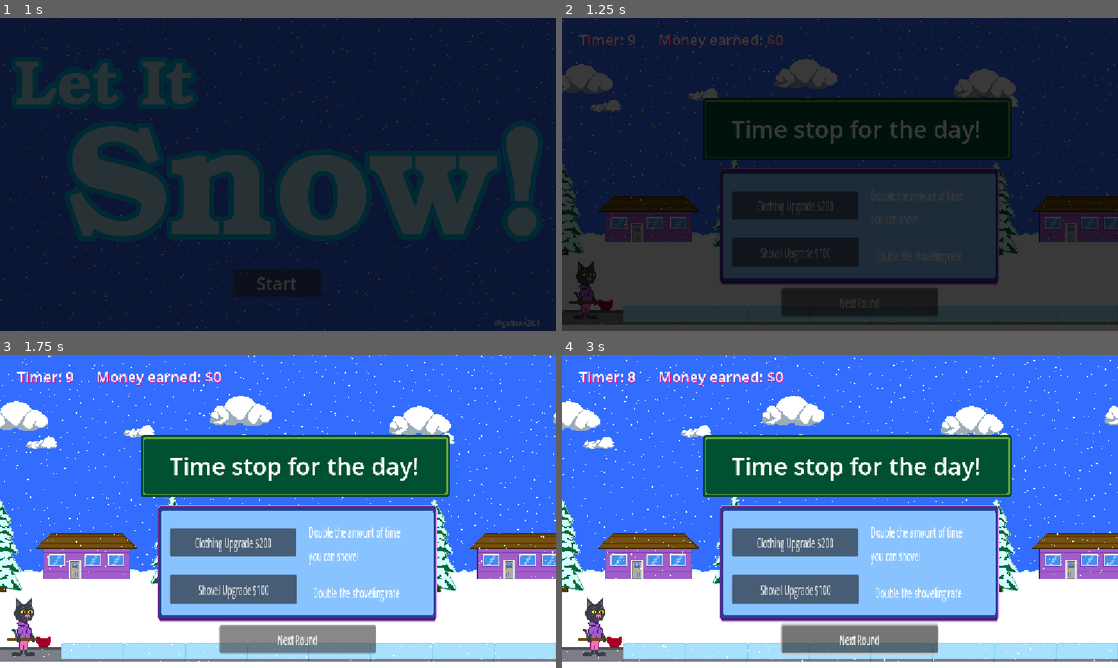
Above: before the commit, frames 1-4 (two rows, left to right).
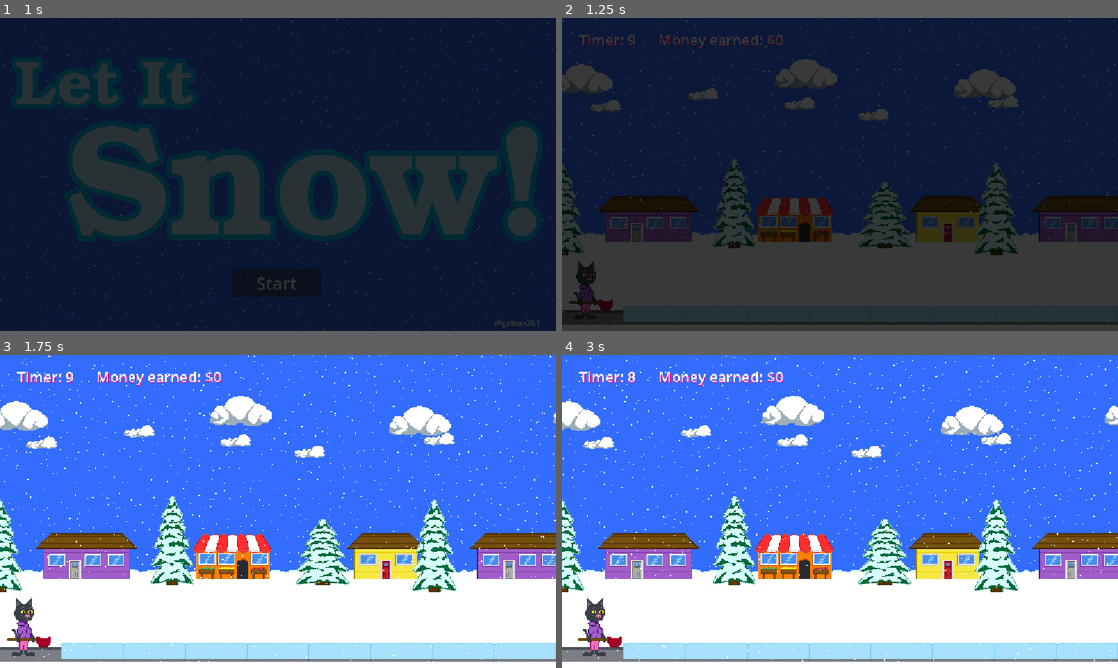
Above: after the commit, the same moments.

Repository: gainax2k1/let-it-snow
Game: Godot game, scene res://Scenes/title.tscn
Same seed, same stepped clock (60 frames per second), same inputs: the game is played once before the commit and once after it.
Inputs (mouse positions are in pixels of both pictures, inside the frame that each line leads up to):
- Up to frame 1 (1 s): click "Start" at 0.5 s
- Up to frame 2 (1.25 s): no input
- Up to frame 3 (1.75 s): click (300, 639) at 1.25 s, where only the run before the commit has a clickable "Next Round"
- Up to frame 4 (3 s): click (862, 639) at 2 s, where only the run before the commit has a clickable "Next Round"; move the mouse to (962, 495) at 2.77 s; hold Right (ui_right) from 2.78 s (still down)

Frame 1 is identical in both runs. In frame 2, 25% of the frame differs, in the area x 25-81%, y 25-96%; in frame 3, 32%; in frame 4, 32%.

Commit message:
store working for upgrades

Diff:
--- a/Scenes/game.tscn
+++ b/Scenes/game.tscn
@@ -146,6 +146,7 @@
 
 [node name="DialogBox" type="Sprite2D" parent="." unique_id=2136159057]
 unique_name_in_owner = true
+visible = false
 position = Vector2(612, 230)
 texture = ExtResource("9_h4fw4")
 
@@ -173,11 +174,13 @@
 
 [node name="ShopWindow" type="Sprite2D" parent="." unique_id=1158439843]
 unique_name_in_owner = true
+visible = false
 position = Vector2(616, 431)
 scale = Vector2(0.90312505, 1.890625)
 texture = ExtResource("10_ldgsr")
 
 [node name="UpgradeShovel" type="Button" parent="ShopWindow" unique_id=94297626]
+unique_name_in_owner = true
 offset_left = -292.31842
 offset_top = 12.694214
 offset_bottom = 44.429733
@@ -193,6 +196,7 @@
 autowrap_mode = 2
 
 [node name="UpgradeClothing" type="Button" parent="ShopWindow" unique_id=341478747]
+unique_name_in_owner = true
 offset_left = -292.31842
 offset_top = -38.082657
 offset_right = -2.2145386
@@ -216,4 +220,6 @@
 text = "Next Round"
 
 [connection signal="timeout" from="Timer" to="." method="_on_timer_timeout"]
+[connection signal="pressed" from="ShopWindow/UpgradeShovel" to="." method="_on_upgrade_shovel_pressed"]
+[connection signal="pressed" from="ShopWindow/UpgradeClothing" to="." method="_on_upgrade_clothing_pressed"]
 [connection signal="pressed" from="ShopWindow/NextRound" to="." method="_on_next_round_pressed"]
--- a/Scripts/GameManager.gd
+++ b/Scripts/GameManager.gd
@@ -1,4 +1,7 @@
 extends Node2D
+
+#timer
+var timer_max : float = 10.0 ## amount of time on the clock for the round, to be determined by player lvl...?
 
 
 #music settings
@@ -10,8 +13,12 @@
 var scene_previous : String = "res://Scenes/game.tscn" ## string "res://Scenes/...tcsn"
 
 #player info
-@export var playerLvl = 1
+@export var playerLvl = 1 ## adjusts timer
+@export var playerLvlPrice = 200
+
 @export var shovelLvl = 1 ## level of snow removal tool
+@export var shovelLvlPrice = 100
+
 @export var player_spawn_position : Vector2 = Vector2(10,560)
 @export var player_cash : int = 0 ## ammount of money player has earned, starting with zero
 @export var game_locked : bool = false ## lock to stop progress between rounds
--- a/Scripts/game.gd
+++ b/Scripts/game.gd
@@ -1,17 +1,8 @@
 extends Node2D
-
-#timer
-var timer_max : float = 10.0 ## amount of time on the clock for the round, to be determined by player lvl...?
-
-
-# Called when the node enters the scene tree for the first time.
 
 func _ready() -> void:
 	set_timer()
 	start_timer()
-
-
-# Called every frame. 'delta' is the elapsed time since the previous frame.
 
 func _process(delta: float) -> void:
 	%TimerLabel.text = "Timer: " +  str(floori(%Timer.time_left))
@@ -23,20 +14,39 @@
 	%Timer.stop()
 	print("Time's up for the day!")
 	%DialogBox.visible = true
+	refresh_shop()
+	%ShopWindow.visible = true
 	%HeroCat.stop_hero()
 
-func set_timer() -> void:
-	%Timer.wait_time = timer_max
+func set_timer() -> void: ## set's timer to max timer
+	%Timer.wait_time = GameManager.timer_max * GameManager.playerLvl
 
-func start_timer() -> void:
+func start_timer() -> void: ## starts round timer
 	%TimerLabel.visible = true
 	set_timer()
 	%Timer.start()
 
-func shovel_snow() -> void:
+func refresh_shop() -> void: ## adjusts prices/labels for shop
+	%UpgradeClothing.text = "Upgrade Clothing: $" + str(GameManager.playerLvlPrice)
+	%UpgradeShovel.text = "Upgrade Shovel: $" + str(GameManager.shovelLvlPrice)
+	pass
 
-	return
+func _on_next_round_pressed() -> void: ## Start next round
+	GameManager.game_locked = false
+	get_tree().reload_current_scene()
+	pass # Replace with function body.
 
 
-func _on_next_round_pressed() -> void: ## Start next round
-	pass # Replace with function body.
+func _on_upgrade_shovel_pressed() -> void: ## applies shovel upgrades
+	if GameManager.player_cash >= GameManager.shovelLvlPrice:
+		GameManager.shovelLvl += 1
+		GameManager.player_cash -= GameManager.shovelLvlPrice
+		GameManager.shovelLvlPrice *= 2
+		refresh_shop()
+
+func _on_upgrade_clothing_pressed() -> void: ## applies timer upgrades
+	if GameManager.player_cash >= GameManager.playerLvlPrice:
+		GameManager.playerLvl += 1
+		GameManager.player_cash -= GameManager.playerLvlPrice
+		GameManager.playerLvlPrice *= 2
+		refresh_shop()
--- a/Scripts/snow_block.gd
+++ b/Scripts/snow_block.gd
@@ -10,6 +10,7 @@
 
 # Called when the node enters the scene tree for the first time.
 func _ready() -> void:
+	reset_snow()
 	pass # Replace with function body.
 
 
@@ -47,6 +48,7 @@
 	snowHP += amount
 
 func sub_snow_hp(amount:int = 1) -> void: ## reduces snowhp by (int), default 1
+	amount = 1 * GameManager.shovelLvl
 	print("sub_snow_hp", amount)
 	snowHP -= amount
 	if snowHP < 0:
--- a/project_time_tracker.json
+++ b/project_time_tracker.json
@@ -1,7 +1,7 @@
 {
-  "2D": 9186.914,
+  "2D": 9366.884,
   "AFK": 7930.293,
   "Asset Store": 4.559,
-  "Game": 2232.188,
-  "Script": 9986.171
+  "Game": 2634.919,
+  "Script": 11200.433
 }
